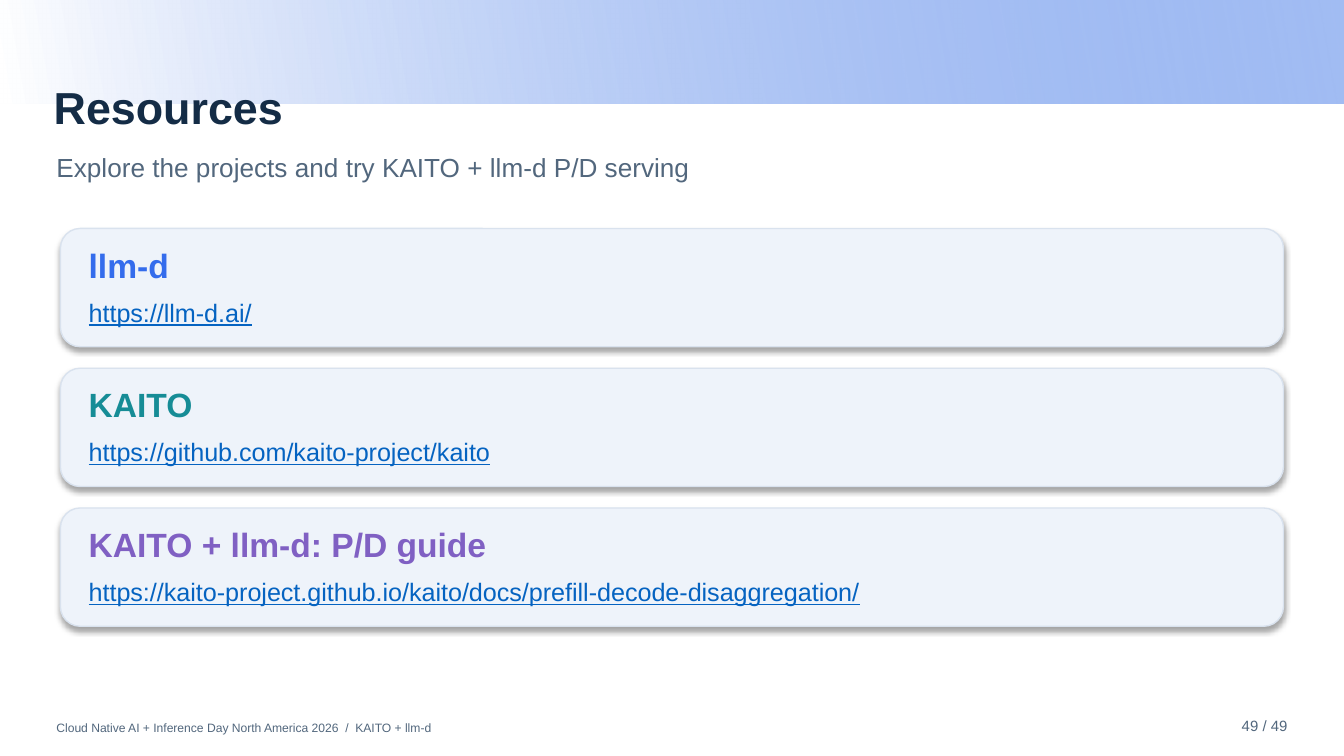
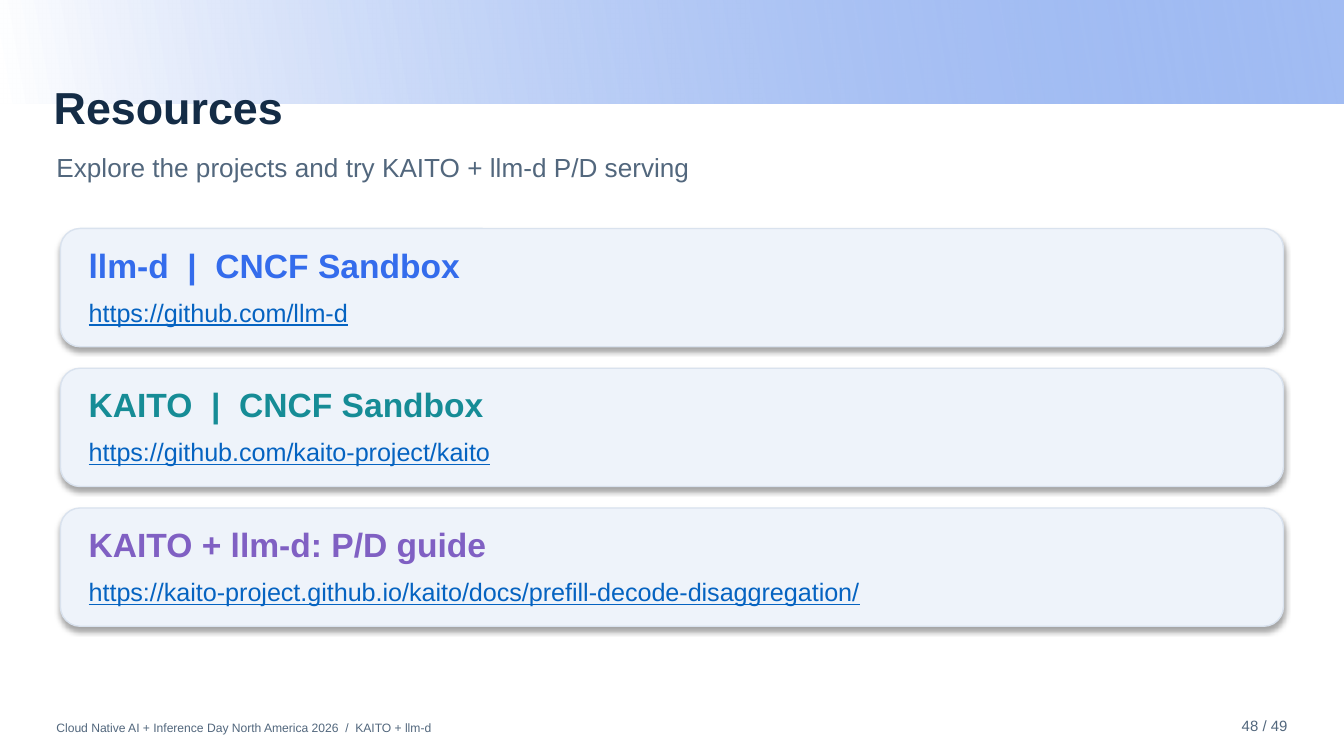
Before and after one commit to andyzhangx/demo, a slide deck: slide 48 of llm/pd-disaggregation/kubecon-na-2026-pd-disaggregation-kaito-llmd.pptx (slide 49 before the commit). Drawn at 1344x756 pixels with LibreOffice and Linux fonts; fonts in the diff are those of the drawing; background and template pictures are left out. Boxes give left, top, right and bottom in pixels: in the first picture for what was removed or moved away, otherwise in the second. Text is boxed around its words. In the diff, an @@ line names an element or a change of style, - is before the commit and + after.

```diff
--- a/llm/pd-disaggregation/kubecon-na-2026-pd-disaggregation-kaito-llmd.pptx
+++ b/llm/pd-disaggregation/kubecon-na-2026-pd-disaggregation-kaito-llmd.pptx
@@ text at (89, 253, 460, 279): text changed @@
-llm-d
+llm-d | CNCF Sandbox
@@ text at (89, 303, 348, 327): text changed @@
-https://llm-d.ai/
+https://github.com/llm-d
@@ text at (89, 392, 484, 418): text changed @@
-KAITO
+KAITO | CNCF Sandbox
```
Also in this commit, not shown: 10 other slides changed.
